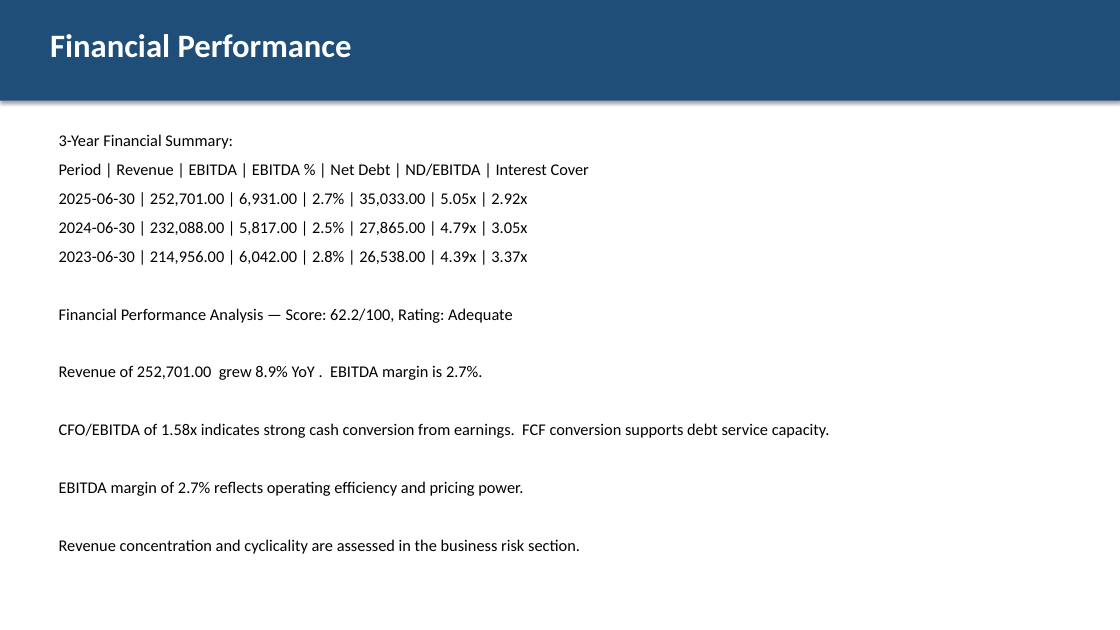
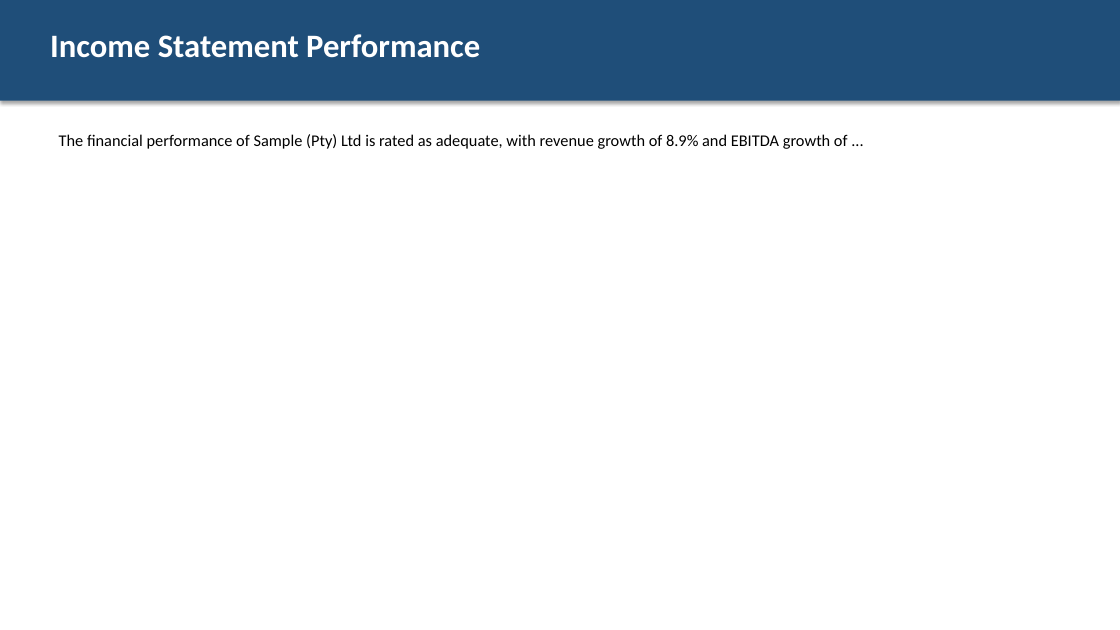
Before and after one commit to Menazza/credit_analysis_ai, a slide deck: slide 5 of test_results/pipeline_output/committee_deck.pptx (slide 6 before the commit). Drawn at 1120x630 pixels with LibreOffice and Linux fonts; fonts in the diff are those of the drawing. Boxes give left, top, right and bottom in pixels: in the first picture for what was removed or moved away, otherwise in the second. Text is boxed around its words. In the diff, an @@ line names an element or a change of style, - is before the commit and + after.

```diff
--- a/test_results/pipeline_output/committee_deck.pptx
+++ b/test_results/pipeline_output/committee_deck.pptx
@@ text at <box>50,34,480,58</box>: text changed @@
-Financial Performance
+Income Statement Performance
@@ text at <box>59,134,848,149</box>: text changed @@
-3-Year Financial Summary:
-Period | Revenue | EBITDA | EBITDA % | Net Debt | ND/EBITDA | Interest Cover
-2025-06-30 | 252,701.00 | 6,931.00 | 2.7% | 35,033.00 | 5.05x | 2.92x
-2024-06-30 | 232,088.00 | 5,817.00 | 2.5% | 27,865.00 | 4.79x | 3.05x
-2023-06-30 | 214,956.00 | 6,042.00 | 2.8% | 26,538.00 | 4.39x | 3.37x
-Financial Performance Analysis — Score: 62.2/100, Rating: Adequate
-Revenue of 252,701.00 grew 8.9% YoY . EBITDA margin is 2.7%.
-CFO/EBITDA of 1.58x indicates strong cash conversion from earnings. FCF conversion supports debt service capacity.
-EBITDA margin of 2.7% reflects operating efficiency and pricing power.
-Revenue concentration and cyclicality are assessed in the business risk section.
+The financial performance of Sample (Pty) Ltd is rated as adequate, with revenue growth of 8.9% and EBITDA growth of ...
```
Also in this commit, not shown: 3 other slides changed, 7 slides added, 9 slides removed, 23 other files.
